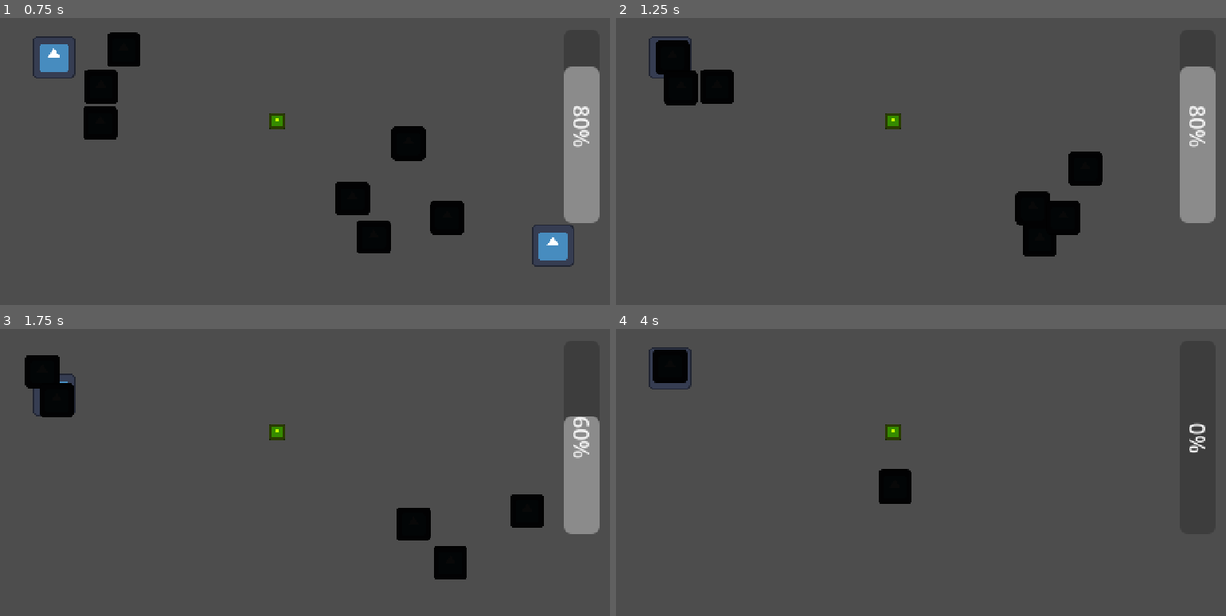
Above: before the commit, frames 1-4 (two rows, left to right).
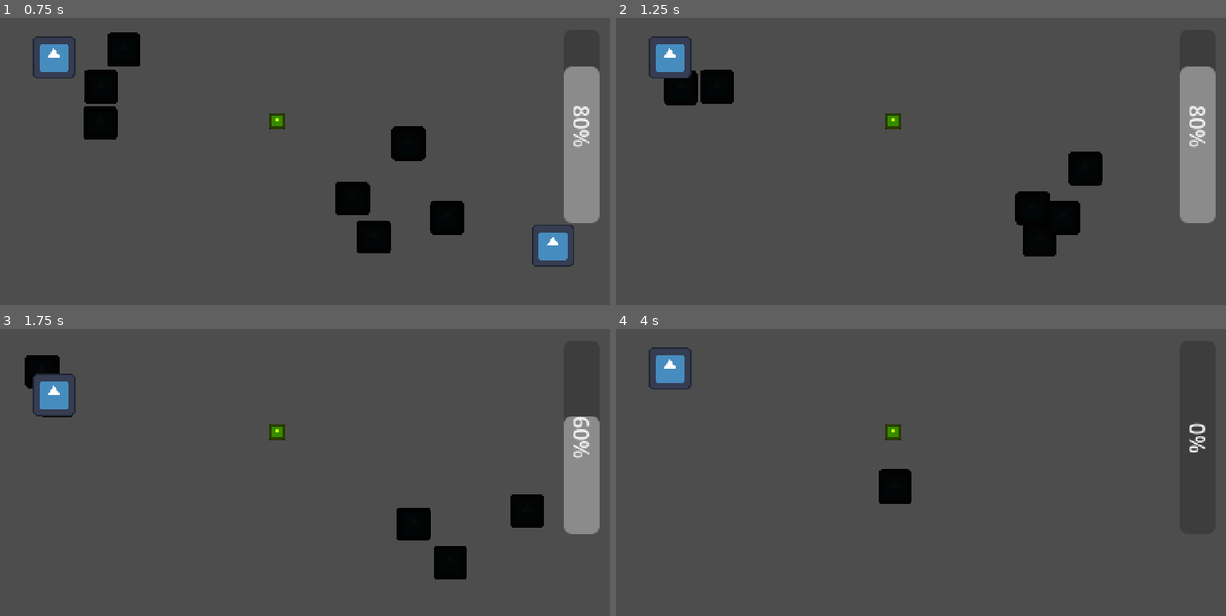
Above: after the commit, the same moments.

Repository: wall-daniel/AbyssalPixelJam9
Game: Godot game, scene res://Scenes/game.tscn
Two runs of this game, one before a commit and one after it. Both use one fixed random seed, a clock stepped at 60 frames per second and the inputs below. The engine's default icon, where the game draws it, is replaced by a stand-in: a white triangle on a blue panel in a dark square.
Inputs:
- Up to frame 1 (0.75 s): hold Right (p1-right) from 0.53 s (still down); tap Space (zap) at 0.6 s
- Up to frame 2 (1.25 s): keep holding Right (p1-right)
- Up to frame 3 (1.75 s): release Right (p1-right) at 1.28 s; hold Down (p1-down) from 1.28 s (still down); tap S (p2-down) at 1.35 s; tap Space (zap) at 1.55 s
- Up to frame 4 (4 s): release Down (p1-down) at 2.03 s; hold Right (p1-right) 2.03-2.78 s; tap A (p2-left) at 2.1 s; tap Space (zap) at 2.3, 3.05, 3.8 s; hold Up (p1-up) 2.78-3.53 s; tap D (p2-right) at 2.85 s; hold Left (p1-left) from 3.53 s (still down); tap W (p2-up) at 3.6 s

Frame 1 is identical in both runs. In frame 2, 0.7% of the frame differs, in the area x 6-13%, y 7-22%; in frame 3, 0.8%, in the area x 5-13%, y 15-31%; in frame 4, 0.7%.

Commit message:
added the lightning

Diff:
--- a/Scenes/lightning.tscn
+++ b/Scenes/lightning.tscn
@@ -1,6 +1,7 @@
-[gd_scene load_steps=3 format=3 uid="uid://c6u6xho23jt0s"]
+[gd_scene load_steps=4 format=3 uid="uid://c6u6xho23jt0s"]
 
 [ext_resource type="Script" path="res://Scripts/lightning.gd" id="1_eadsk"]
+[ext_resource type="Texture2D" uid="uid://brchnyh4dq7fr" path="res://Assets/Lightning/Lightning Extension FX 2.png" id="2_hsl50"]
 
 [sub_resource type="SegmentShape2D" id="SegmentShape2D_6rthv"]
 
@@ -11,12 +12,21 @@
 [node name="CollisionShape2D" type="CollisionShape2D" parent="."]
 shape = SubResource("SegmentShape2D_6rthv")
 
-[node name="Sprite2D" type="Sprite2D" parent="."]
+[node name="Lightning" type="Sprite2D" parent="."]
+texture_repeat = 2
+rotation = -1.5708
+texture = ExtResource("2_hsl50")
+region_enabled = true
+region_rect = Rect2(0, 0, 16, 0)
 
 [node name="Timer" type="Timer" parent="."]
-wait_time = 0.1
+wait_time = 0.05
 one_shot = true
 autostart = true
 
+[node name="P1Shot" type="Sprite2D" parent="."]
+
+[node name="P2Shot" type="Sprite2D" parent="."]
+
 [connection signal="body_entered" from="." to="." method="_on_body_entered"]
 [connection signal="timeout" from="Timer" to="." method="_on_timer_timeout"]
--- a/Scenes/player1.tscn
+++ b/Scenes/player1.tscn
@@ -7,6 +7,7 @@
 radius = 16.0
 
 [node name="Player1" type="CharacterBody2D" groups=["player"]]
+z_index = 5
 collision_layer = 2
 collision_mask = 3
 script = ExtResource("1_txacy")
--- a/Scripts/game.gd
+++ b/Scripts/game.gd
@@ -17,8 +17,17 @@
 	if ui.zap_num > 0:
 		#make lightning
 		var instance = lightning.instantiate()
-		instance.get_child(0).shape.a = player_1.global_position
-		instance.get_child(0).shape.b = player_2.global_position
+		var hitbox = instance.get_child(0)
+		hitbox.shape.a = player_1.global_position
+		hitbox.shape.b = player_2.global_position
+		var lightning_dist = player_1.global_position.distance_to(player_2.global_position)
+		var lightning_angle = player_1.global_position.angle_to_point(player_2.global_position)
+		var texture = instance.get_child(1)
+		texture.region_rect = Rect2(0,0,16,lightning_dist)
+		texture.global_position = player_1.global_position
+		texture.offset.y = lightning_dist/2
+		texture.rotation = lightning_angle - deg_to_rad(90)
+		print(rad_to_deg(texture.rotation))
 		add_child(instance)
 
 #checks p1 for input
Not shown: 1 places in Scenes/game.tscn that only renumber resources
